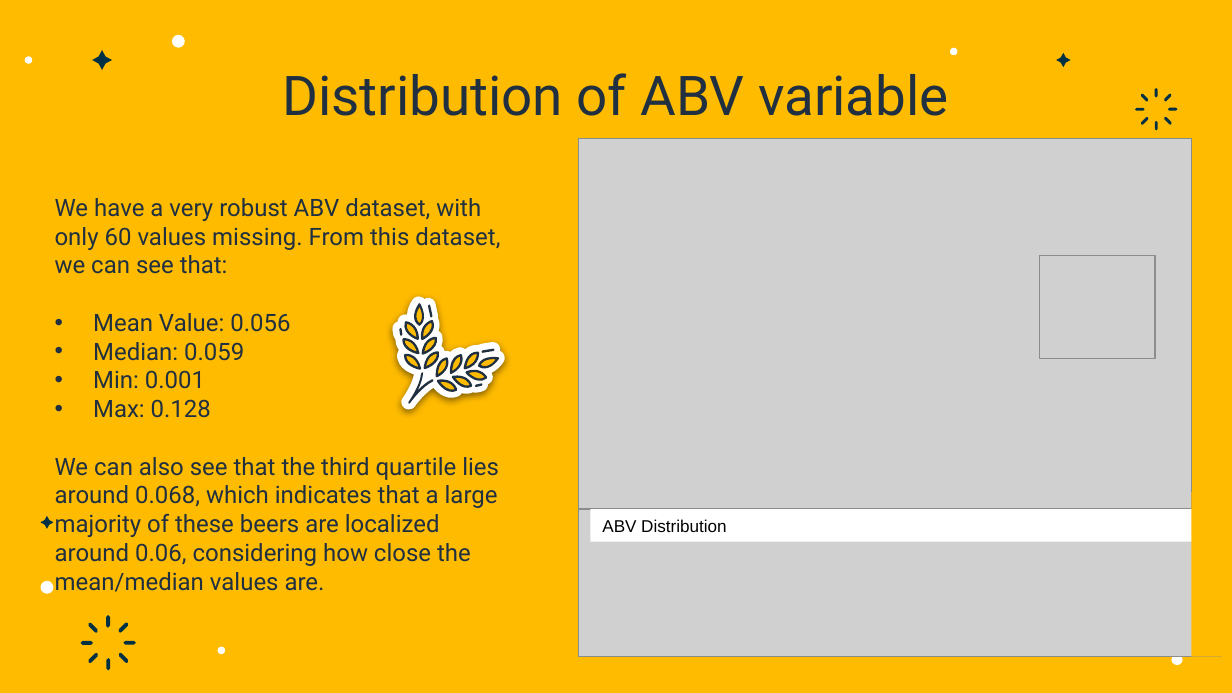
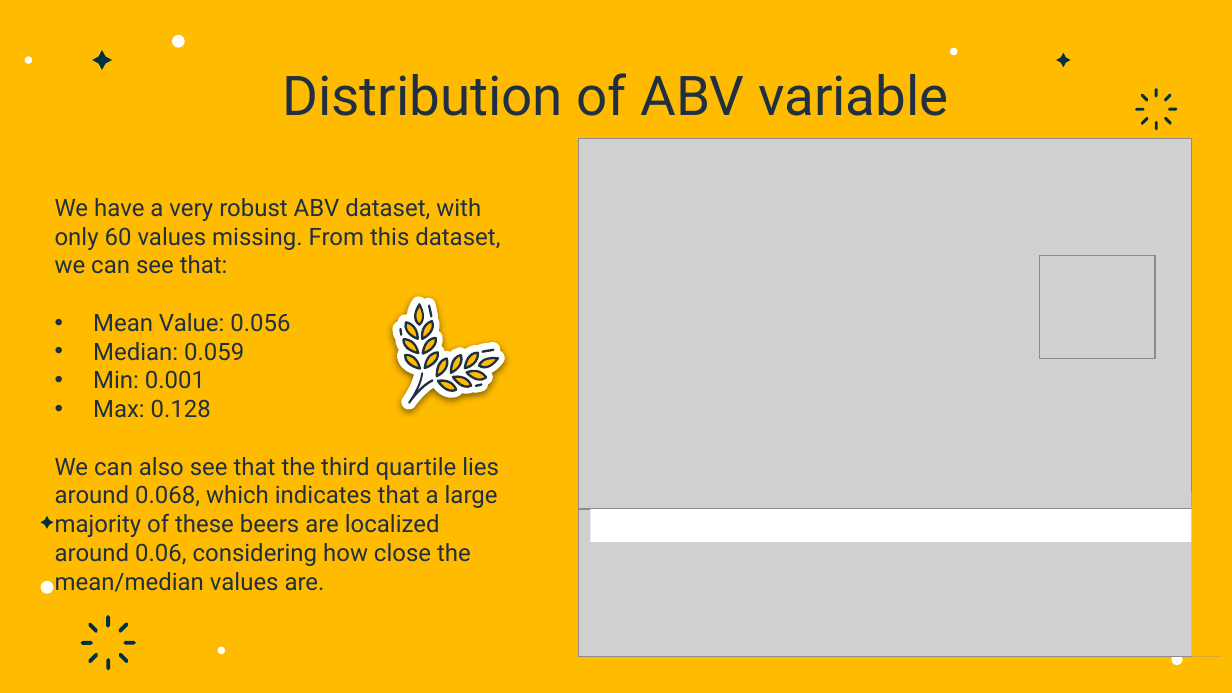
Before and after one commit to DotSumWedge/BreweryAnalysis, a slide deck: slide 7 of BeerAnalysisPresentation.pptx. Drawn at 1232x693 pixels with LibreOffice and Linux fonts; fonts in the diff are those of the drawing; grey boxes stand for pictures. Boxes give left, top, right and bottom in pixels: in the first picture for what was removed or moved away, otherwise in the second. Text is boxed around its words. In the diff, an @@ line names an element or a change of style, - is before the commit and + after.

```diff
--- a/BeerAnalysisPresentation.pptx
+++ b/BeerAnalysisPresentation.pptx
@@ text in rectangle at bbox=[602, 519, 726, 532]: text removed @@
-ABV Distribution
```
Also in this commit, not shown: 1 other slide changed, 2 other files.
